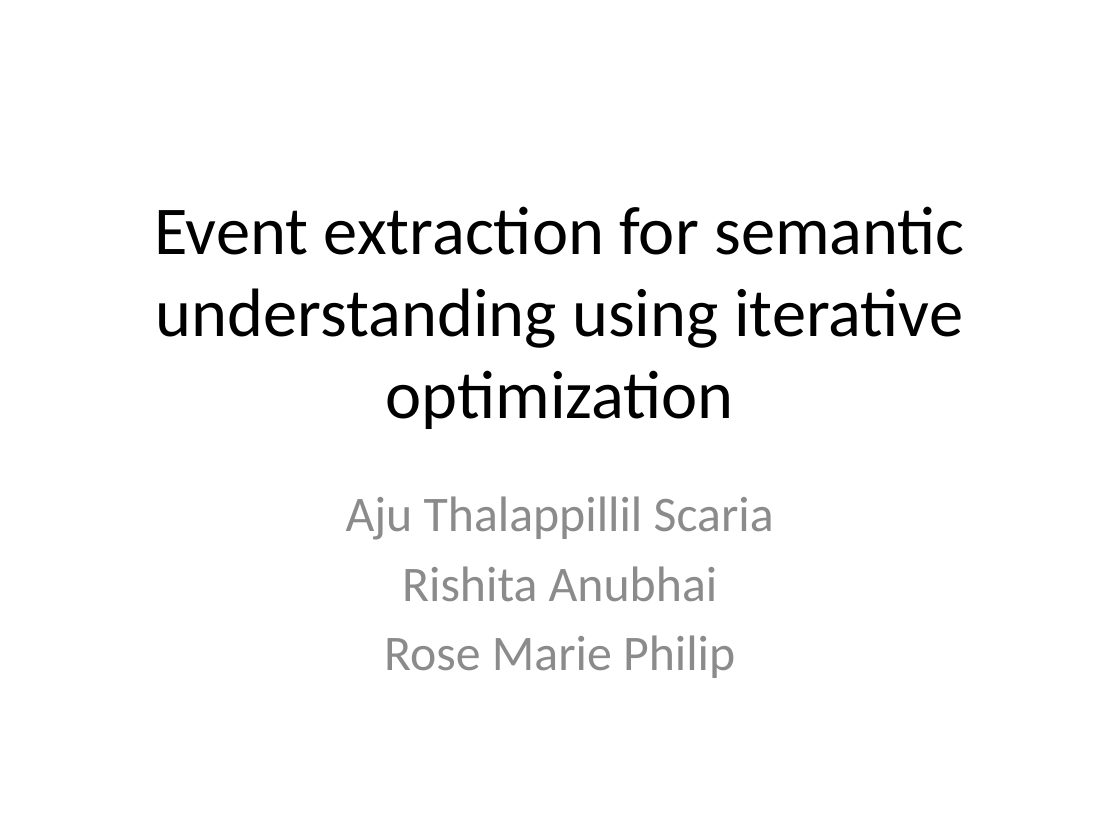
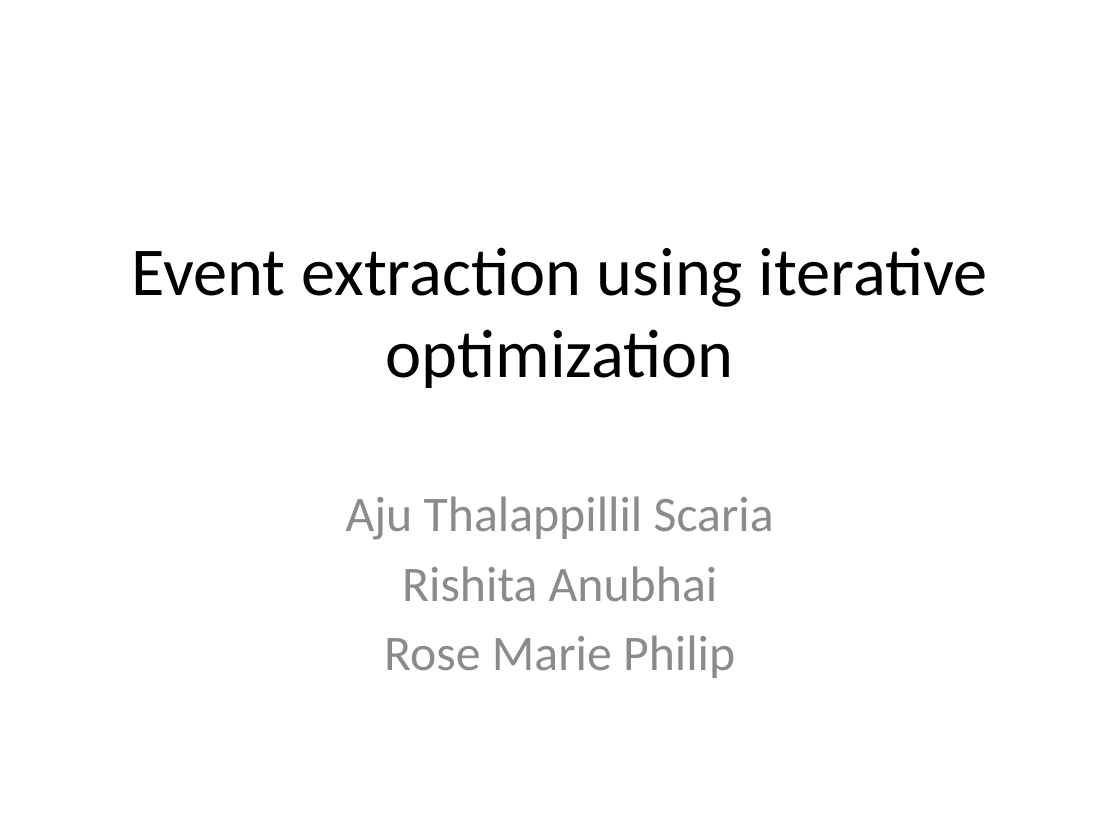
Before and after one commit to ajutscaria/CS224U, a slide deck: slide 1 of Presentation/Anubhai Philip Scaria.pptx. Drawn at 1120x840 pixels with LibreOffice and Linux fonts; fonts in the diff are those of the drawing. Boxes give left, top, right and bottom in pixels: in the first picture for what was removed or moved away, otherwise in the second. Text is boxed around its words. In the diff, an @@ line names an element or a change of style, - is before the commit and + after.

```diff
--- a/Presentation/Anubhai Philip Scaria.pptx
+++ b/Presentation/Anubhai Philip Scaria.pptx
@@ title at (131,247,988,388): text changed @@
-Event extraction for semantic understanding using iterative optimization
+Event extraction using iterative optimization
```
Also in this commit, not shown: 6 other slides changed, 9 slides added, 1 slide removed, 3 other files.
